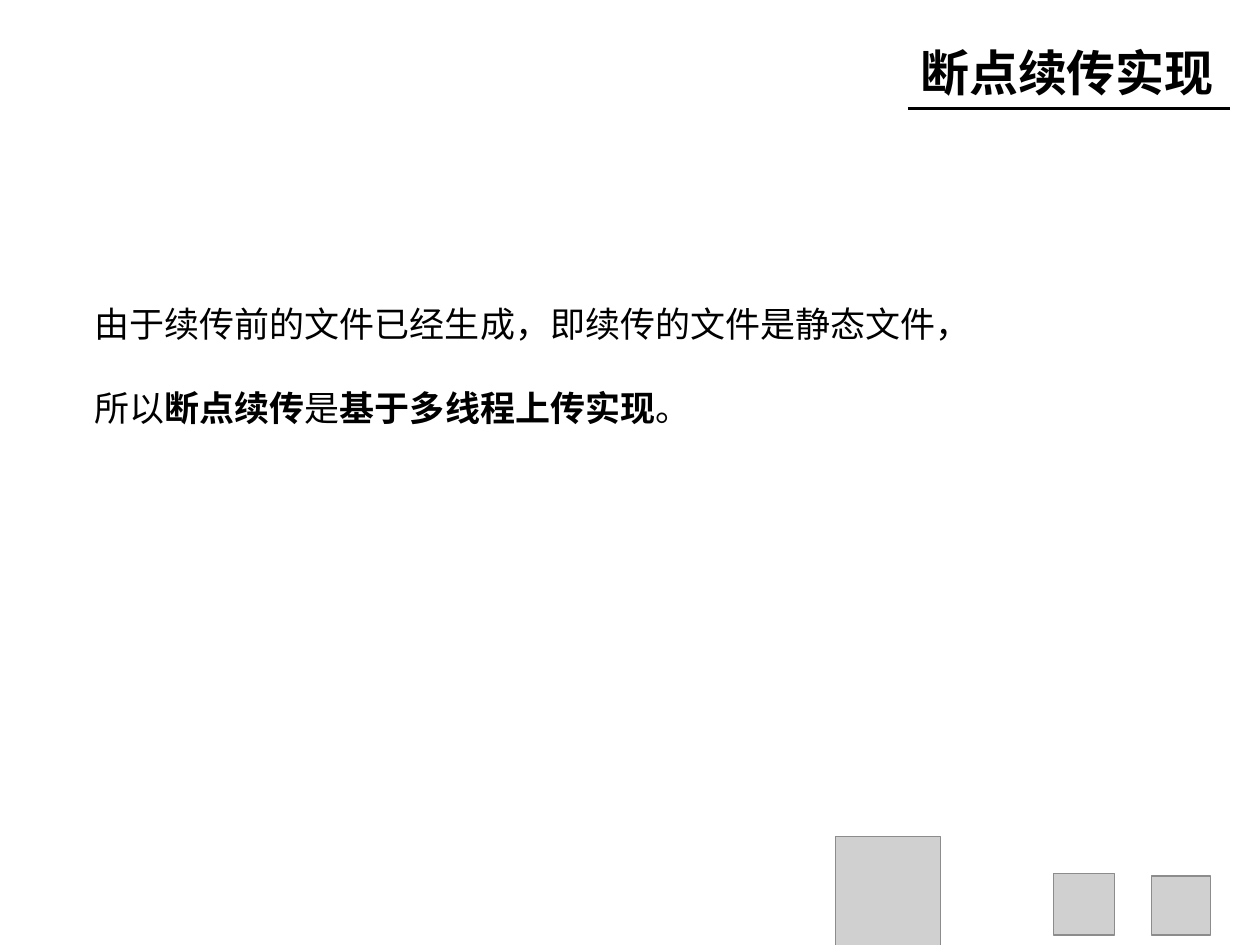
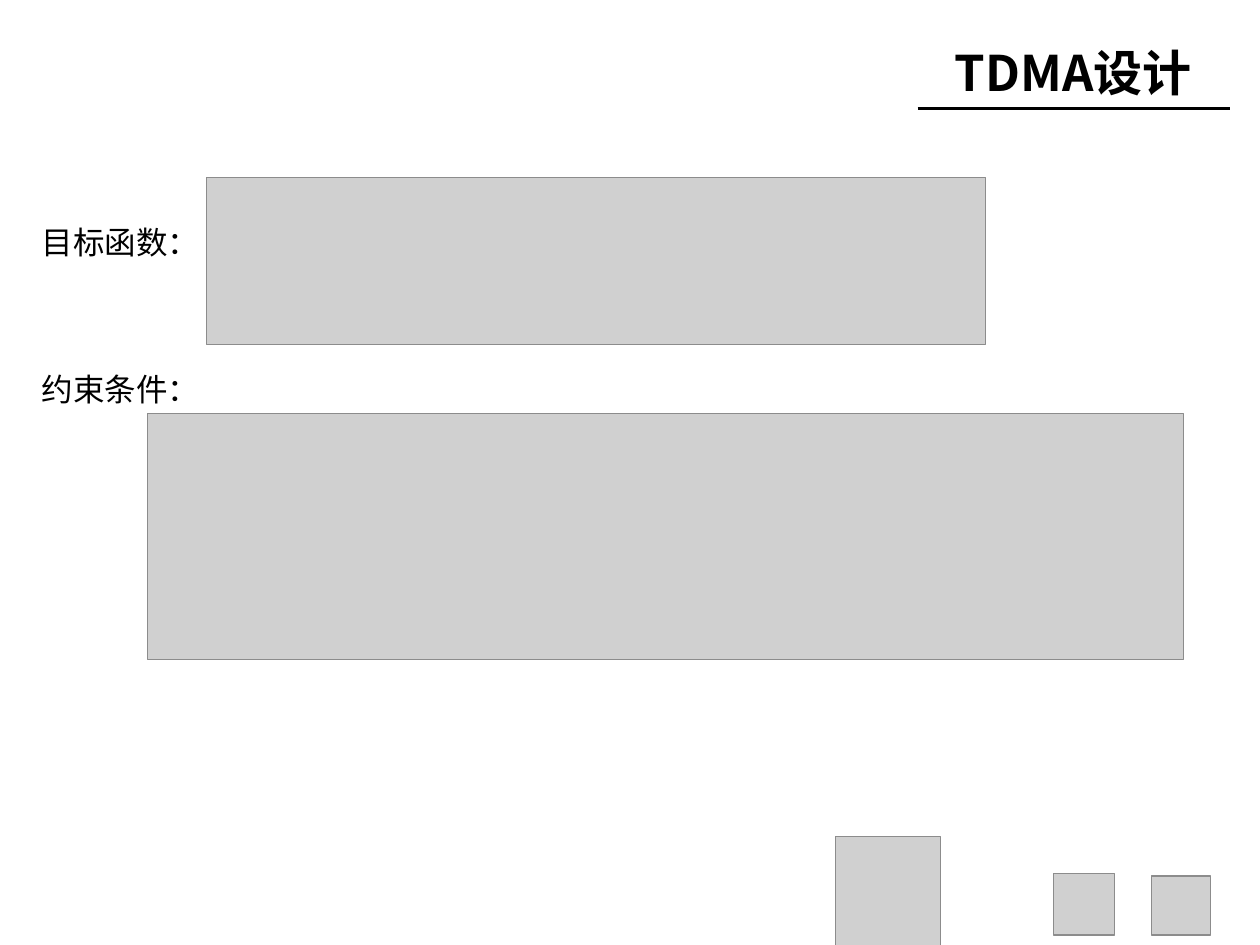
Before and after one commit to chenqinb/thesis2, a slide deck: slide 26 of PPT/陈钦波答辩ppt.pptx (slide 21 before the commit). Drawn at 1260x945 pixels with LibreOffice and Linux fonts; fonts in the diff are those of the drawing; grey boxes stand for pictures; background and template pictures are left out. Boxes give left, top, right and bottom in pixels: in the first picture for what was removed or moved away, otherwise in the second. Text is boxed around its words. In the diff, an @@ line names an element or a change of style, - is before the commit and + after.

```diff
--- a/PPT/陈钦波答辩ppt.pptx
+++ b/PPT/陈钦波答辩ppt.pptx
@@ text removed at [920, 49, 1214, 96] @@
-断点续传实现
@@ text added at [955, 49, 1192, 96], 28 pt, text #000000, bold @@
+TDMA设计
@@ line moved from (907, 108) - (1231, 108) to (917, 108) - (1231, 108) @@
@@ picture added at [207, 178, 985, 345] @@
@@ text added at [42, 227, 200, 257], 18 pt, text #000000 @@
+目标函数：
@@ text removed at [94, 307, 970, 424] @@
-由于续传前的文件已经生成，即续传的文件是静态文件，
-所以断点续传是基于多线程上传实现。
@@ text added at [42, 374, 200, 404], 18 pt, text #000000 @@
+约束条件：
@@ picture added at [147, 413, 1183, 659] @@
```
Also in this commit, not shown: 17 other slides changed, 12 slides added, 13 slides removed, 5 other files.
